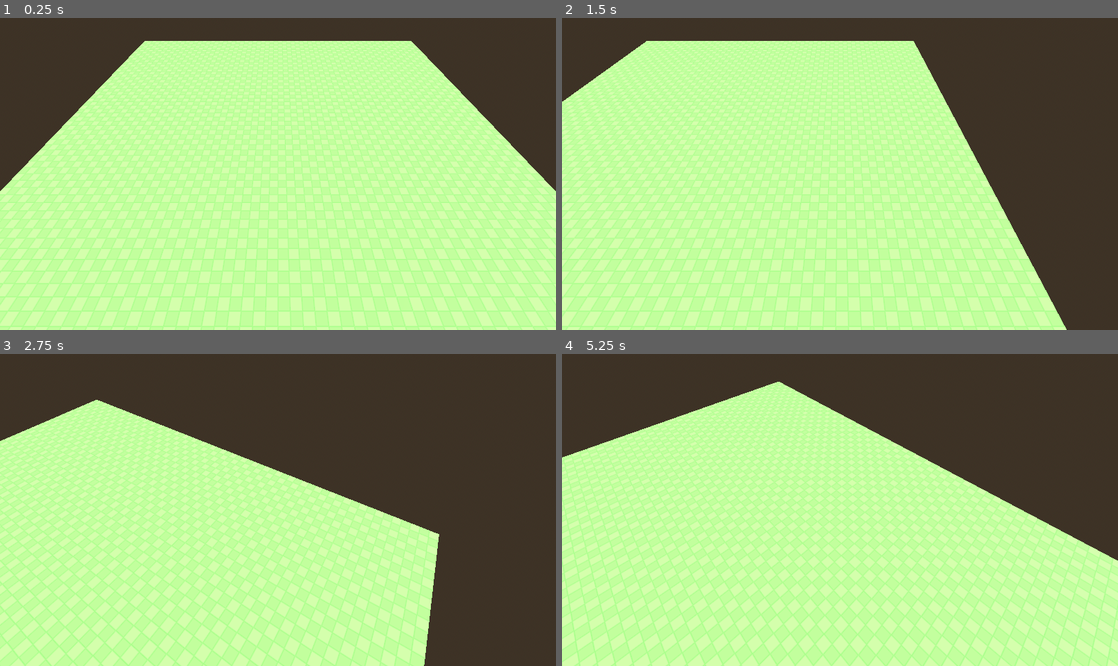
Above: before the commit, frames 1-4 (two rows, left to right).
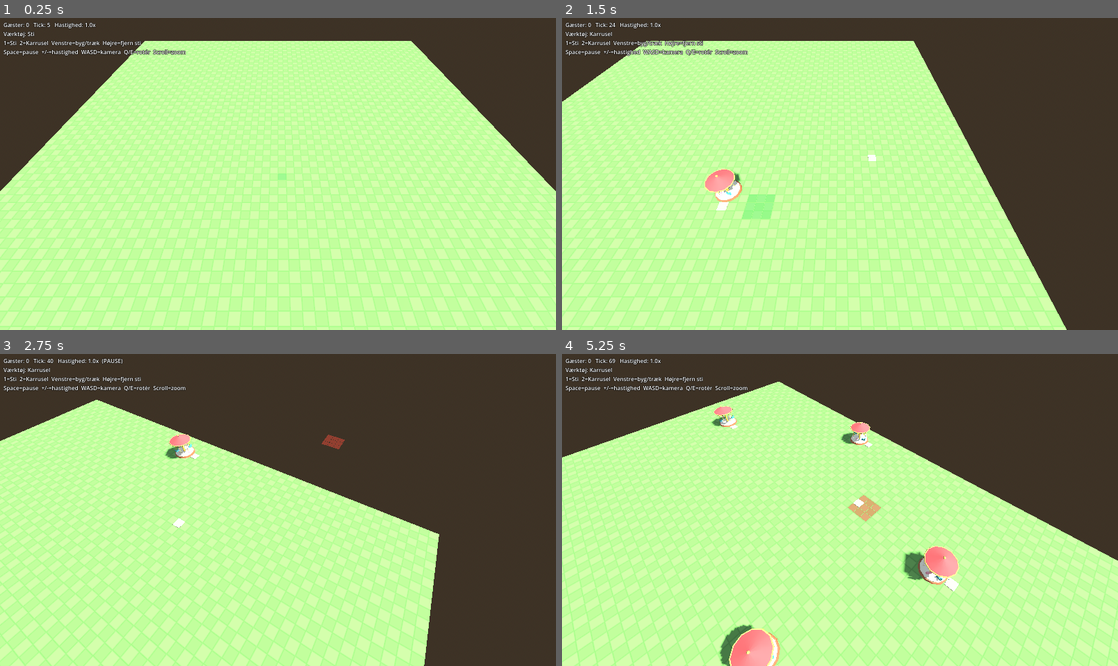
Above: after the commit, the same moments.

Repository: KennethJakobsen/Concept-world
Game: Godot game, scene res://scenes/main.tscn
The game is run twice, just before and just after one commit, with the same random seed, the same clock (stepped at 60 frames per second) and the same inputs.
Inputs (mouse positions are in pixels of both pictures, inside the frame that each line leads up to):
- Up to frame 1 (0.25 s): no input
- Up to frame 2 (1.5 s): tap Enter at 0.5 s; move the mouse to (962, 158) at 0.52 s; hold Right (ui_right) 0.53-1.25 s; tap 1 at 0.6 s; click (962, 158) at 0.67 s; tap Space at 0.77, 1.07 s; tap 2 at 0.8 s; drag from (728, 189) to (812, 236) at 1.27 s
- Up to frame 3 (2.75 s): move the mouse to (333, 441) at 2.02 s; hold Right (ui_right) from 2.03 s (still down); hold E from 2.03 s (still down); click (333, 441) at 2.17 s; tap Space at 2.3 s
- Up to frame 4 (5.25 s): release Right (ui_right) at 2.75 s; release E at 2.75 s; drag from (812, 572) to (673, 463) at 2.77 s; tap Space at 3.5, 3.77, 4.07 s; move the mouse to (1006, 556) at 3.52 s; hold Left (ui_left) 3.53-4.25 s; tap 1 at 3.6 s; click (1006, 556) at 3.67 s; tap 2 at 3.8 s; drag from (673, 463) to (756, 432) at 4.27 s; move the mouse to (867, 510) at 5.02 s; hold Down (ui_down) from 5.03 s (still down); hold Q from 5.03 s (still down); click (867, 510) at 5.17 s

The runs differ from the first frame. In frame 1, 0.8% of the frame differs, in the area x 0-52%, y 1-52%; in frame 2, 1.8%; in frame 3, 1.2%; in frame 4, 3.7%, in the area x 0-72%, y 1-100%.

Commit message:
T-015, T-016: bridge, byggeværktøjer, M1 QA

Diff:
--- a/game/scenes/main.tscn
+++ b/game/scenes/main.tscn
@@ -1,8 +1,12 @@
-[gd_scene load_steps=8 format=3]
+[gd_scene load_steps=10 format=3]
 
 [ext_resource type="Script" path="res://scripts/rendering/park_camera.gd" id="1"]
 
 [ext_resource type="Shader" path="res://shaders/ground_grid.gdshader" id="2"]
+
+[ext_resource type="Script" path="res://scripts/bridge/park_view.gd" id="3"]
+
+[ext_resource type="Script" path="res://scripts/building/build_tool.gd" id="4"]
 
 [sub_resource type="ShaderMaterial" id="ground_mat"]
 shader = ExtResource("2")
@@ -40,3 +44,11 @@
 script = ExtResource("1")
 
 [node name="Camera3D" type="Camera3D" parent="ParkCamera"]
+
+[node name="ParkView" type="Node3D" parent="."]
+script = ExtResource("3")
+
+[node name="BuildTool" type="Node" parent="."]
+script = ExtResource("4")
+park_view_path = NodePath("../ParkView")
+camera_path = NodePath("../ParkCamera/Camera3D")
--- /dev/null
+++ b/game/scripts/bridge/park_view.gd
@@ -0,0 +1,122 @@
+class_name ParkView
+extends Node3D
+## Bridge: ejer ParkSim, driver den og spejler dens state/signaler i scene-noder.
+## Ingen spillogik her – kun visning.
+
+const PATH_SCENE: PackedScene = preload("res://scenes/props/path_tile.tscn")
+const ENTRANCE_SCENE: PackedScene = preload("res://scenes/props/entrance.tscn")
+const GUEST_SCENE: PackedScene = preload("res://scenes/props/guest.tscn")
+const ATTRACTION_SCENES: Dictionary = {
+	"carousel": preload("res://scenes/props/carousel.tscn"),
+}
+
+@export var park_width: int = 64
+@export var park_height: int = 64
+@export var sim_seed: int = 1
+
+var sim: ParkSim
+var _paths: Dictionary = {}        ## Vector2i -> Node3D
+var _attractions: Dictionary = {}  ## attraction id -> Node3D
+var _guests: Dictionary = {}       ## guest id -> Node3D
+
+
+func _ready() -> void:
+	if sim == null:
+		setup(ParkSim.new(park_width, park_height, sim_seed))
+
+
+func setup(p_sim: ParkSim) -> void:
+	sim = p_sim
+	sim.world.tile_changed.connect(_on_tile_changed)
+	sim.world.attraction_placed.connect(_on_attraction_placed)
+	sim.guest_spawned.connect(_on_guest_spawned)
+	sim.guest_removed.connect(_on_guest_removed)
+	var ent: Node3D = ENTRANCE_SCENE.instantiate()
+	ent.position = cell_center(sim.world.entrance)
+	add_child(ent)
+
+
+func _process(delta: float) -> void:
+	if sim == null:
+		return
+	sim.update(delta)
+	sync_guests()
+
+
+static func cell_center(cell: Vector2i) -> Vector3:
+	return Vector3(cell.x + 0.5, 0.0, cell.y + 0.5)
+
+
+func guest_node_count() -> int:
+	return _guests.size()
+
+
+func path_node_count() -> int:
+	return _paths.size()
+
+
+# --- Signal-handlere ---
+
+func _on_tile_changed(cell: Vector2i, tile: int) -> void:
+	if tile == ParkWorld.Tile.PATH:
+		if not _paths.has(cell):
+			var n: Node3D = PATH_SCENE.instantiate()
+			n.position = cell_center(cell)
+			add_child(n)
+			_paths[cell] = n
+	elif _paths.has(cell):
+		(_paths[cell] as Node3D).queue_free()
+		_paths.erase(cell)
+
+
+func _on_attraction_placed(a: Attraction) -> void:
+	var scene: PackedScene = ATTRACTION_SCENES.get(a.def.id, null)
+	if scene == null:
+		push_warning("ParkView: ingen scene for attraktion '%s'" % a.def.id)
+		return
+	var n: Node3D = scene.instantiate()
+	n.position = Vector3(a.origin.x + a.def.footprint.x * 0.5, 0.0, a.origin.y + a.def.footprint.y * 0.5)
+	add_child(n)
+	_attractions[a.id] = n
+
+
+func _on_guest_spawned(g: Guest) -> void:
+	var n: Node3D = GUEST_SCENE.instantiate()
+	add_child(n)
+	if n.has_method("set_color"):
+		n.call("set_color", Color.from_hsv(fposmod(g.id * 0.618034, 1.0), 0.55, 0.9))
+	_guests[g.id] = n
+	_update_guest(n, g)
+
+
+func _on_guest_removed(guest_id: int) -> void:
+	if _guests.has(guest_id):
+		(_guests[guest_id] as Node3D).queue_free()
+		_guests.erase(guest_id)
+
+
+# --- Gæste-interpolation ---
+
+func sync_guests() -> void:
+	for gid in _guests:
+		var g: Guest = sim.guests.get(gid, null)
+		if g != null:
+			_update_guest(_guests[gid], g)
+
+
+func _update_guest(n: Node3D, g: Guest) -> void:
+	if g.state == Guest.State.RIDING:
+		n.visible = false
+		return
+	n.visible = true
+	var a: Vector3 = cell_center(g.cell)
+	var b: Vector3 = cell_center(g.next_cell)
+	var pos: Vector3 = a.lerp(b, clampf(g.progress, 0.0, 1.0))
+	# Deterministisk spredning så gæster på samme celle ikke overlapper.
+	var h: int = g.id * 2654435761
+	pos.x += (float(h & 0xFF) / 255.0 - 0.5) * 0.5
+	pos.z += (float((h >> 8) & 0xFF) / 255.0 - 0.5) * 0.5
+	n.position = pos
+	var dir: Vector3 = b - a
+	if dir.length_squared() > 0.0001:
+		n.rotation.y = atan2(dir.x, dir.z)
--- /dev/null
+++ b/game/scripts/building/build_tool.gd
@@ -0,0 +1,151 @@
+class_name BuildTool
+extends Node
+## Byggeværktøjer: sender kommandoer til ParkSim via ParkView og viser preview.
+## 1 = sti (venstreklik/træk), højreklik/træk = fjern sti, 2 = karrusel.
+## Space = pause, +/- = hastighed.
+
+enum Tool { PATH, CAROUSEL }
+
+const HIGHLIGHT_SCRIPT: Script = preload("res://scripts/rendering/cell_highlight.gd")
+const SPEEDS: Array[float] = [0.5, 1.0, 2.0, 4.0, 8.0]
+
+@export var park_view_path: NodePath
+@export var camera_path: NodePath
+
+var tool: int = Tool.PATH
+var _view: ParkView
+var _camera: Camera3D
+var _picker: GridPicker
+var _highlights: Array[CellHighlight] = []
+var _dragging: int = 0  ## 0 = ingen, 1 = placér, 2 = fjern
+var _speed_idx: int = 1
+var _label: Label
+
+
+func _ready() -> void:
+	_view = get_node(park_view_path) as ParkView
+	_camera = get_node(camera_path) as Camera3D
+	_picker = GridPicker.new()
+	add_child(_picker)
+	var layer := CanvasLayer.new()
+	add_child(layer)
+	_label = Label.new()
+	_label.position = Vector2(10, 10)
+	_label.mouse_filter = Control.MOUSE_FILTER_IGNORE
+	_label.add_theme_color_override("font_outline_color", Color.BLACK)
+	_label.add_theme_constant_override("outline_size", 4)
+	layer.add_child(_label)
+
+
+func _footprint() -> Vector2i:
+	if tool == Tool.CAROUSEL:
+		var def: AttractionDef = _view.sim.get_def("carousel")
+		return def.footprint if def != null else Vector2i.ONE
+	return Vector2i.ONE
+
+
+## Musens celle -> origin (karrusel centreres om musen).
+func _origin_under_mouse() -> Vector2i:
+	var cell: Vector2i = _picker.cell_under_mouse(_camera)
+	if cell == GridPicker.INVALID:
+		return cell
+	var fp: Vector2i = _footprint()
+	return cell - Vector2i(fp.x / 2, fp.y / 2)
+
+
+func _ensure_highlights(n: int) -> void:
+	while _highlights.size() < n:
+		var h := MeshInstance3D.new()
+		h.set_script(HIGHLIGHT_SCRIPT)
+		_view.add_child(h)
+		_highlights.append(h as CellHighlight)
+
+
+func _process(_delta: float) -> void:
+	if _view == null or _view.sim == null:
+		return
+	_update_preview()
+	_update_label()
+
+
+func _update_preview() -> void:
+	var origin: Vector2i = _origin_under_mouse()
+	var fp: Vector2i = _footprint()
+	_ensure_highlights(fp.x * fp.y)
+	for h in _highlights:
+		h.hide_highlight()
+	if origin == GridPicker.INVALID:
+		return
+	var w: ParkWorld = _view.sim.world
+	if tool == Tool.CAROUSEL:
+		var valid: bool = w.can_place_attraction(_view.sim.get_def("carousel"), origin)
+		var i: int = 0
+		for y in fp.y:
+			for x in fp.x:
+				_highlights[i].show_at(origin + Vector2i(x, y), valid)
+				i += 1
+	elif w.in_bounds(origin):
+		_highlights[0].show_at(origin, w.can_place_path(origin) or _dragging == 2)
+
+
+func _apply_drag() -> void:
+	var cell: Vector2i = _picker.cell_under_mouse(_camera)
+	if cell == GridPicker.INVALID:
+		return
+	if _dragging == 1:
+		_view.sim.cmd_place_path(cell)
+	elif _dragging == 2:
+		_view.sim.cmd_remove_path(cell)
+
+
+func _unhandled_input(event: InputEvent) -> void:
+	if _view == null or _view.sim == null:
+		return
+	if event is InputEventMouseButton:
+		var mb := event as InputEventMouseButton
+		# Scroll håndteres af kameraet.
+		if mb.button_index != MOUSE_BUTTON_LEFT and mb.button_index != MOUSE_BUTTON_RIGHT:
+			return
+		if not mb.pressed:
+			_dragging = 0
+			return
+		if mb.button_index == MOUSE_BUTTON_LEFT:
+			if tool == Tool.CAROUSEL:
+				var origin: Vector2i = _origin_under_mouse()
+				if origin != GridPicker.INVALID:
+					_view.sim.cmd_place_attraction("carousel", origin)
+			else:
+				_dragging = 1
+				_apply_drag()
+		else:
+			_dragging = 2
+			_apply_drag()
+		get_viewport().set_input_as_handled()
+	elif event is InputEventMouseMotion and _dragging != 0:
+		_apply_drag()
+	elif event is InputEventKey and event.pressed and not event.echo:
+		var k := event as InputEventKey
+		var clock: SimClock = _view.sim.clock
+		match k.keycode:
+			KEY_1:
+				tool = Tool.PATH
+			KEY_2:
+				tool = Tool.CAROUSEL
+			KEY_SPACE:
+				clock.paused = not clock.paused
+			KEY_PLUS, KEY_KP_ADD, KEY_EQUAL:
+				_speed_idx = mini(_speed_idx + 1, SPEEDS.size() - 1)
+				clock.speed = SPEEDS[_speed_idx]
+			KEY_MINUS, KEY_KP_SUBTRACT:
+				_speed_idx = maxi(_speed_idx - 1, 0)
+				clock.speed = SPEEDS[_speed_idx]
+			_:
+				return
+		get_viewport().set_input_as_handled()
+
+
+func _update_label() -> void:
+	var clock: SimClock = _view.sim.clock
+	var tool_name: String = "Sti" if tool == Tool.PATH else "Karrusel"
+	_label.text = "Gæster: %d   Tick: %d   Hastighed: %sx%s\nVærktøj: %s\n1=Sti  2=Karrusel  Venstre=byg/træk  Højre=fjern sti\nSpace=pause  +/-=hastighed  WASD=kamera  Q/E=rotér  Scroll=zoom" % [
+		_view.sim.guests.size(), clock.tick, str(clock.speed), "  (PAUSE)" if clock.paused else "", tool_name]
--- /dev/null
+++ b/game/tests/test_park_view.gd
@@ -0,0 +1,30 @@
+extends TestCase
+## Bridge-test uden SceneTree: ParkView spejler sim via signaler.
+
+
+func test_guest_nodes_created_and_removed() -> void:
+	var view := ParkView.new()
+	var s := ParkSim.new(20, 20, 3)
+	view.setup(s)
+	s.spawn_interval_ticks = 10
+	s.max_guests = 5
+	for y in range(16, 19):
+		assert_true(s.cmd_place_path(Vector2i(10, y)))
+	assert_eq(view.path_node_count(), 3)
+	assert_true(s.cmd_place_attraction("carousel", Vector2i(9, 12)) != null)
+	var max_nodes: int = 0
+	var spawned: Array = [0]
+	var removed: Array = [0]
+	s.guest_spawned.connect(func(_g: Guest) -> void: spawned[0] += 1)
+	s.guest_removed.connect(func(_id: int) -> void: removed[0] += 1)
+	for i in 4000:
+		s.update(SimClock.TICK_DELTA)
+		view.sync_guests()
+		assert_eq(view.guest_node_count(), s.guests.size())
+		max_nodes = maxi(max_nodes, view.guest_node_count())
+	assert_true(max_nodes > 0, "gæst-noder oprettet")
+	assert_true(removed[0] > 0, "gæster fjernet")
+	var before: int = view.path_node_count()
+	assert_true(s.cmd_remove_path(Vector2i(10, 18)))
+	assert_eq(view.path_node_count(), before - 1)
+	view.free()
Not shown, added: game/scripts/bridge/park_view.gd.uid
Not shown, added: game/scripts/building/build_tool.gd.uid
Not shown, added: game/tests/test_park_view.gd.uid
Not shown, changed: tasks/BOARD.md
Not shown, changed: tasks/M1-greybox/T-010-sim-world-grid.md
Not shown, changed: tasks/M1-greybox/T-011-sim-pathfinding.md
Not shown, changed: tasks/M1-greybox/T-012-sim-attraction.md
Not shown, changed: tasks/M1-greybox/T-013-sim-guests.md
Not shown, changed: tasks/M1-greybox/T-014-gfx-grid-picking.md
Not shown, changed: tasks/M1-greybox/T-015-gameplay-bridge-build.md
Not shown, changed: tasks/M1-greybox/T-016-qa-m1.md
